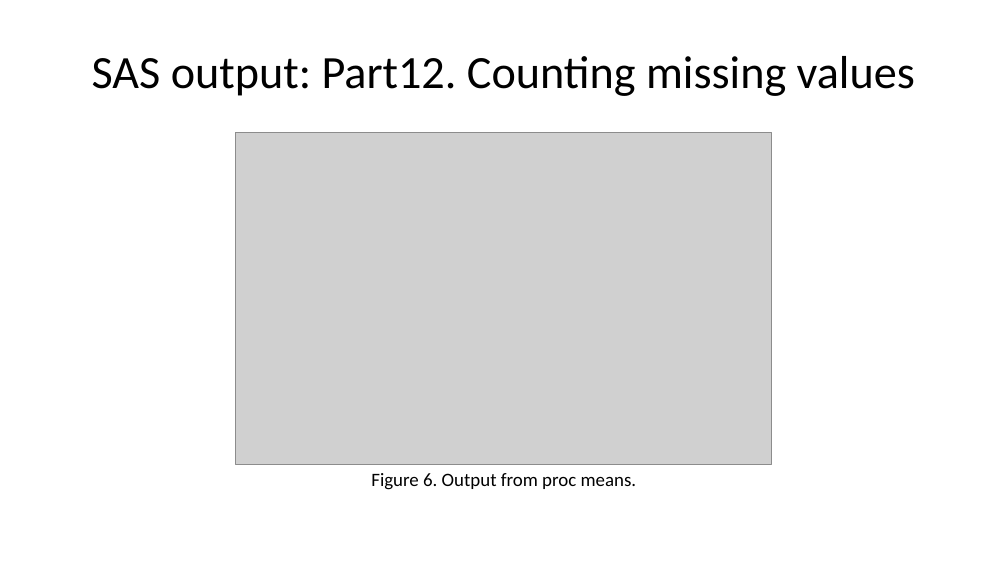
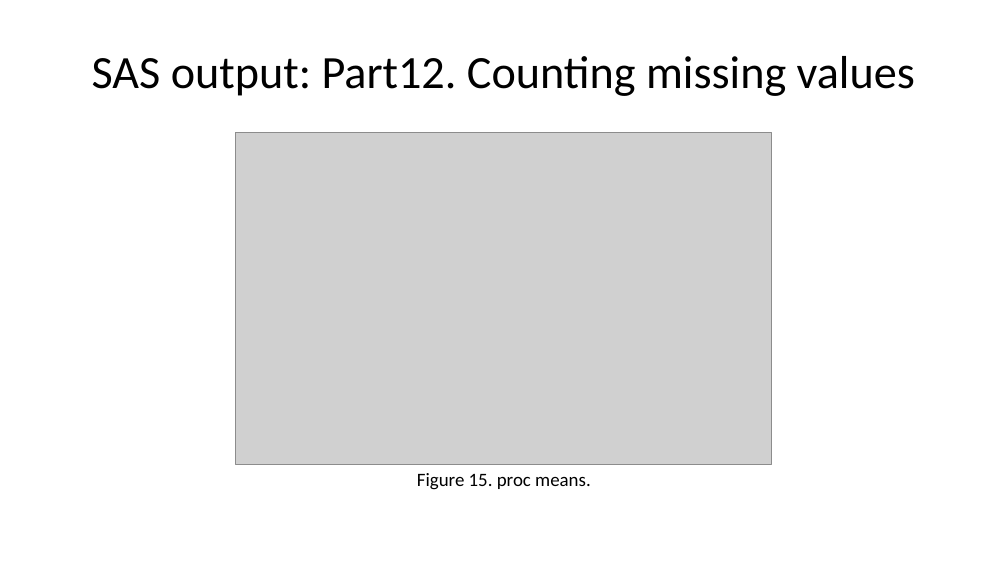
Before and after one commit to pmean/introduction-to-SAS, a slide deck: slide 53 of results/5507-02-simon-slides-and-speaker-notes.pptx (slide 45 before the commit). Drawn at 1008x567 pixels with LibreOffice and Linux fonts; fonts in the diff are those of the drawing; grey boxes stand for pictures. Boxes give left, top, right and bottom in pixels: in the first picture for what was removed or moved away, otherwise in the second. Text is boxed around its words. In the diff, an @@ line names an element or a change of style, - is before the commit and + after.

```diff
--- a/results/5507-02-simon-slides-and-speaker-notes.pptx
+++ b/results/5507-02-simon-slides-and-speaker-notes.pptx
@@ text at (417,473,591,490): text changed @@
-Figure 6. Output from proc means.
+Figure 15. proc means.
```
Also in this commit, not shown: 22 other slides changed, 13 slides added, 7 slides removed, 39 other files.
